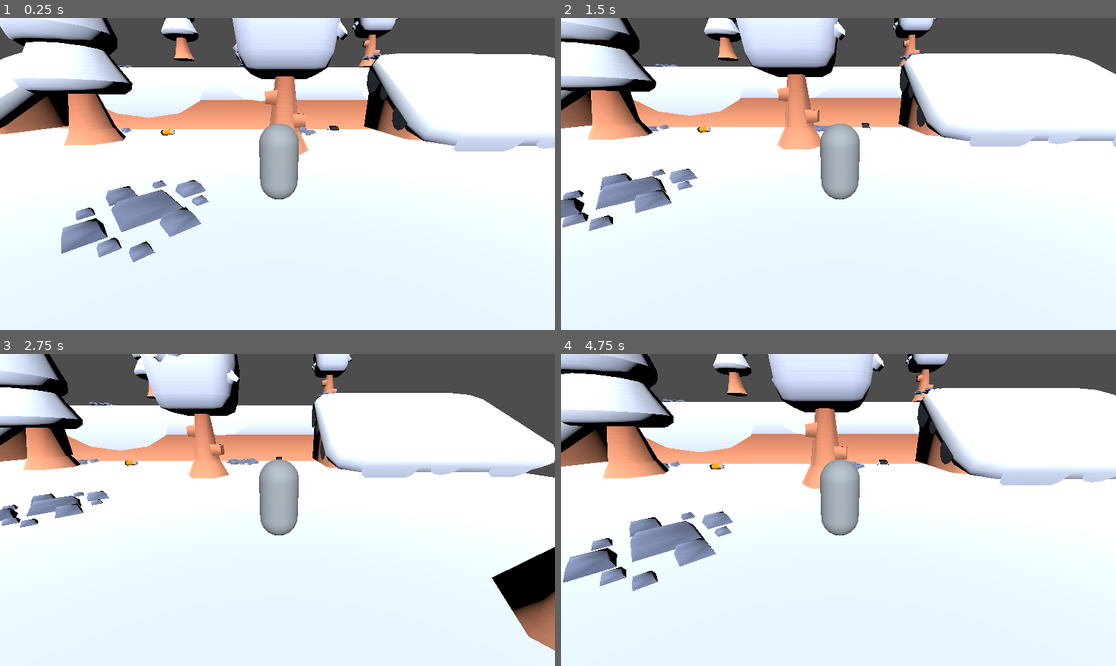
Above: before the commit, frames 1-4 (two rows, left to right).
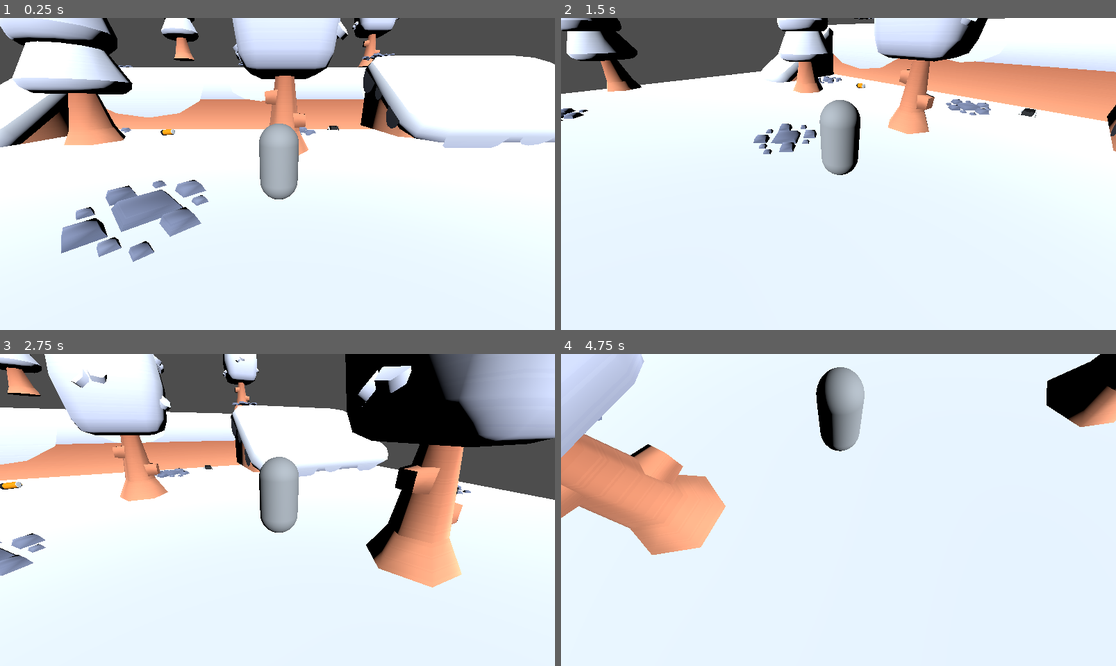
Above: after the commit, the same moments.

Repository: ErmalMC/Platform_Game
Game: Godot game, scene res://main.tscn
Two runs of this game, one before a commit and one after it. Both use one fixed random seed, a clock stepped at 60 frames per second and the inputs below.
Inputs (mouse positions are in pixels of both pictures, inside the frame that each line leads up to):
- Up to frame 1 (0.25 s): no input
- Up to frame 2 (1.5 s): move the mouse to (960, 158) at 0.52 s; hold D (move_right) 0.53-1.28 s; tap Space (jump) at 0.6, 0.77, 1.07, 1.35 s; move the mouse to (727, 189) at 1.27 s; hold S (move_back) from 1.28 s (still down)
- Up to frame 3 (2.75 s): tap Space (jump) at 1.52, 1.82, 2.1 s; move the mouse to (333, 441) at 2.02 s; release S (move_back) at 2.03 s; hold D (move_right) from 2.03 s (still down)
- Up to frame 4 (4.75 s): move the mouse to (810, 572) at 2.77 s; release D (move_right) at 2.78 s; hold W (move_forward) 2.78-3.53 s; tap Space (jump) at 2.85, 3.02, 3.32, 3.6, 3.77, 4.07, 4.35, 4.52 s; move the mouse to (1005, 556) at 3.52 s; hold A (move_left) from 3.53 s (still down); tap Escape (ui_cancel) at 4.15 s; move the mouse to (672, 463) at 4.27 s

The runs differ from the first frame. In frame 1, 4.3% of the frame differs, in the area x 0-100%, y 0-79%; in frame 2, 33%; in frame 3, 41%, in the area x 0-100%, y 0-96%; in frame 4, 33%.

Commit message:
Fixed Terrain & Movement
Fixed the terrain meshes so that now everything clips better and the movement is fixed so you can jump and look around

Diff:
--- a/main.tscn
+++ b/main.tscn
@@ -13,7 +13,16 @@
 [ext_resource type="PackedScene" uid="uid://b1c3b7esir8et" path="res://player.tscn" id="11_efxa6"]
 
 [sub_resource type="BoxShape3D" id="BoxShape3D_efxa6"]
-size = Vector3(0.395737, 0.0922852, 0.403046)
+size = Vector3(0.396885, 0.0909424, 0.403046)
+
+[sub_resource type="BoxShape3D" id="BoxShape3D_dg77c"]
+size = Vector3(93.2926, 11.2422, 20.2657)
+
+[sub_resource type="BoxShape3D" id="BoxShape3D_ycdy4"]
+size = Vector3(19.8635, 4.90314, 20.3845)
+
+[sub_resource type="BoxShape3D" id="BoxShape3D_w48qg"]
+size = Vector3(29.8658, 6.09143, 19.8478)
 
 [node name="Main" type="Node3D"]
 
@@ -92,37 +101,33 @@
 [node name="StaticBody3D" type="StaticBody3D" parent="Terrain/MainPlatform"]
 
 [node name="CollisionShape3D" type="CollisionShape3D" parent="Terrain/MainPlatform/StaticBody3D"]
-transform = Transform3D(5, 0, 0, 0, 5, 0, 0, 0, 5, -0.00598907, 0.275076, -0.00724792)
+transform = Transform3D(5, 0, 0, 0, 5, 0, 0, 0, 5, 0.0184745, 0.271719, -0.00724792)
 shape = SubResource("BoxShape3D_efxa6")
 
-[node name="block-snow-overhang-large-slope-steep2" parent="Terrain" instance=ExtResource("6_ycdy4")]
-transform = Transform3D(14.9995, 0, 0.0783642, 0, 10, 0, -0.117547, 0, 9.99969, 34.704, 0, -20.9896)
+[node name="High_Area" type="Node3D" parent="Terrain"]
 
-[node name="StaticBody3D" type="StaticBody3D" parent="Terrain/block-snow-overhang-large-slope-steep2"]
-transform = Transform3D(0.999996, -0.00268942, 0.000745402, 0.00268942, 0.85732, -0.514777, 0.000745402, 0.514777, 0.857324, 0, 0, 0)
+[node name="block-snow-overhang-large-slope-steep2" parent="Terrain/High_Area" instance=ExtResource("6_ycdy4")]
+transform = Transform3D(14.9995, 0, 0.0783642, 0, 10, 0, -0.117547, 0, 9.99969, 34.704, 0, -22.6272)
 
-[node name="CollisionShape3D" type="CollisionShape3D" parent="Terrain/block-snow-overhang-large-slope-steep2/StaticBody3D"]
-transform = Transform3D(5, 0, 0, 0, 5, 0, 0, 0, 5, -0.0334167, 0.275076, -0.0993347)
-shape = SubResource("BoxShape3D_efxa6")
+[node name="block-snow-large-slope-steep-narrow2" parent="Terrain/High_Area" instance=ExtResource("7_w48qg")]
+transform = Transform3D(10, 0, 0, 0, 10, 0, 0, 0, 10, -35.395, -2.43914, -22.5731)
 
-[node name="block-snow-large-slope-steep-narrow2" parent="Terrain" instance=ExtResource("7_w48qg")]
-transform = Transform3D(10, 0, 0, 0, 10, 0, 0, 0, 10, -35.395, 0, -21.7447)
-
-[node name="StaticBody3D" type="StaticBody3D" parent="Terrain/block-snow-large-slope-steep-narrow2"]
-transform = Transform3D(1, 0, 0, 0, 0.857482, -0.514514, 0, 0.514514, 0.857482, 0, 0.12296, 0)
-
-[node name="CollisionShape3D" type="CollisionShape3D" parent="Terrain/block-snow-large-slope-steep-narrow2/StaticBody3D"]
-transform = Transform3D(5, 0, 0, 0, 5.00001, -9.53674e-07, 0, 9.53674e-07, 5.00001, -0.0334167, 0.275076, -0.0993348)
-shape = SubResource("BoxShape3D_efxa6")
-
-[node name="Terrain2" parent="Terrain" instance=ExtResource("5_dg77c")]
+[node name="Terrain2" parent="Terrain/High_Area" instance=ExtResource("5_dg77c")]
 transform = Transform3D(46, 0, 0, 0, 22, 0, 0, 0, 10, 1.92703, -0.943925, -41.128)
 
-[node name="StaticBody3D" type="StaticBody3D" parent="Terrain/Terrain2"]
+[node name="StaticBody3D" type="StaticBody3D" parent="Terrain/High_Area"]
 
-[node name="CollisionShape3D" type="CollisionShape3D" parent="Terrain/Terrain2/StaticBody3D"]
-transform = Transform3D(5, 0, 0, 0, 5, 0, 0, 0, 5, -0.0334167, 0.275076, -0.0993347)
-shape = SubResource("BoxShape3D_efxa6")
+[node name="CollisionShape3D" type="CollisionShape3D" parent="Terrain/High_Area/StaticBody3D"]
+transform = Transform3D(1, 0, 0, 0, 1, 0, 0, 0, 1, 2.44041, 5.41567, -41.1087)
+shape = SubResource("BoxShape3D_dg77c")
+
+[node name="CollisionShape3D2" type="CollisionShape3D" parent="Terrain/High_Area/StaticBody3D"]
+transform = Transform3D(1, 0, 0, 0, 0.853023, -0.521873, 0, 0.521873, 0.853023, -32.6525, 2.97857, -23.7293)
+shape = SubResource("BoxShape3D_ycdy4")
+
+[node name="CollisionShape3D3" type="CollisionShape3D" parent="Terrain/High_Area/StaticBody3D"]
+transform = Transform3D(1, 0, 0, 0, 0.863836, -0.503774, 0, 0.503774, 0.863836, 34.8025, 3.70736, -23.6046)
+shape = SubResource("BoxShape3D_w48qg")
 
 [node name="Parts" type="Node3D" parent="."]
 
--- a/player.gd
+++ b/player.gd
@@ -1,37 +1,82 @@
 extends CharacterBody3D
 
+# Movement
 @export var speed: float = 6.0
-@export var jump_velocity: float = 5.0
+@export var jump_velocity: float = 7.0    # increase this for higher/faster jumps
 @export var gravity: float = ProjectSettings.get_setting("physics/3d/default_gravity")
 @export var air_control: float = 0.25
 
-# NOTE: don't redeclare `velocity` — CharacterBody3D already provides it.
+# Mouse look
+@export var mouse_sensitivity_x: float = 0.0035   # horizontal
+@export var mouse_sensitivity_y: float = 0.0035   # vertical
+@export var min_pitch_deg: float = -75.0
+@export var max_pitch_deg: float = -10.0
+
+# internal
 var cam: Camera3D
+var spring_arm: SpringArm3D
 var ray: RayCast3D
 var on_slippery: bool = false
+var pitch_rad: float = 0.0   # camera pitch in radians
+
+# jump helper
+var just_jumped: bool = false
 
 func _ready():
 	cam = $SpringArm3D/Camera3D
+	spring_arm = $SpringArm3D
 	ray = $RayCast3D
 	if ray:
 		ray.enabled = true
-	Input.set_mouse_mode(Input.MOUSE_MODE_VISIBLE)
+		# avoid ray hitting the player itself
+		ray.add_exception(self)
+	# start captured so mouse controls camera
+	Input.set_mouse_mode(Input.MOUSE_MODE_CAPTURED)
+	# initialize pitch from current spring arm rotation
+	pitch_rad = spring_arm.rotation.x
+
+func _unhandled_input(event):
+	# mouse look only when mouse is captured
+	if event is InputEventMouseMotion and Input.get_mouse_mode() == Input.MOUSE_MODE_CAPTURED:
+		_update_mouse_look(event.relative)
+
+func _process(_delta):
+	# toggle mouse capture with Escape via action
+	if Input.is_action_just_pressed("ui_cancel"):
+		if Input.get_mouse_mode() == Input.MOUSE_MODE_CAPTURED:
+			Input.set_mouse_mode(Input.MOUSE_MODE_VISIBLE)
+		else:
+			Input.set_mouse_mode(Input.MOUSE_MODE_CAPTURED)
+
+func _update_mouse_look(relative: Vector2):
+	# yaw: rotate player horizontally
+	var yaw_delta = -relative.x * mouse_sensitivity_x
+	rotate_y(yaw_delta)
+
+	# pitch: change spring arm rotation.x, clamp
+	var pitch_delta = -relative.y * mouse_sensitivity_y
+	pitch_rad = clamp(pitch_rad + pitch_delta, deg_to_rad(min_pitch_deg), deg_to_rad(max_pitch_deg))
+	var r = spring_arm.rotation
+	r.x = pitch_rad
+	spring_arm.rotation = r
 
 func _physics_process(delta):
 	_process_movement(delta)
 	_apply_gravity(delta)
-	# Godot 4: CharacterBody3D.move_and_slide() uses the built-in `velocity`.
-	move_and_slide()
+	move_and_slide()  # Godot 4: uses CharacterBody3D.velocity internally
 
-func _process_movement(delta):
+func _process_movement(_delta):
 	var in_x = Input.get_action_strength("move_right") - Input.get_action_strength("move_left")
-	var in_z = Input.get_action_strength("move_back") - Input.get_action_strength("move_forward")
+	var in_z = Input.get_action_strength("move_forward") - Input.get_action_strength("move_back")
 	var input_dir = Vector3(in_x, 0.0, in_z)
 
 	if input_dir.length() > 0.01:
 		input_dir = input_dir.normalized()
-		var cam_basis = cam.global_transform.basis
-		var dir_world = (cam_basis.x * input_dir.x + cam_basis.z * input_dir.z)
+		# player-relative movement (forward is player's forward)
+		var player_basis = global_transform.basis
+		var forward = -player_basis.z
+		var right = player_basis.x
+		var dir_world = (right * input_dir.x + forward * input_dir.z)
 		dir_world.y = 0.0
 		dir_world = dir_world.normalized()
 		var desired = dir_world * speed
@@ -44,30 +89,39 @@
 			velocity.z = lerp(velocity.z, desired.z, air_control)
 	else:
 		if _is_grounded():
-			velocity.x = lerp(velocity.x, 0.0, 0.18)   # <- changed 0 -> 0.0
-			velocity.z = lerp(velocity.z, 0.0, 0.18)   # <- changed 0 -> 0.0
+			velocity.x = lerp(velocity.x, 0.0, 0.18)
+			velocity.z = lerp(velocity.z, 0.0, 0.18)
 		else:
-			velocity.x = lerp(velocity.x, 0.0, 0.02)   # <- changed 0 -> 0.0
-			velocity.z = lerp(velocity.z, 0.0, 0.02)   # <- changed 0 -> 0.0
+			velocity.x = lerp(velocity.x, 0.0, 0.02)
+			velocity.z = lerp(velocity.z, 0.0, 0.02)
 
+	# Jump using RayCast ground check
 	if Input.is_action_just_pressed("jump") and _is_grounded():
 		velocity.y = jump_velocity
+		just_jumped = true
 
+	# Slippery tweak
 	if on_slippery and _is_grounded():
 		velocity.x = lerp(velocity.x, velocity.x, 0.995)
 		velocity.z = lerp(velocity.z, velocity.z, 0.995)
 
 func _apply_gravity(delta):
+	# If in the air, apply gravity
 	if not _is_grounded():
 		velocity.y -= gravity * delta
 	else:
-		velocity.y = min(velocity.y, 0.0)
+		# If we just jumped, allow upward velocity for this frame; clear flag afterwards
+		if just_jumped:
+			just_jumped = false
+		else:
+			if velocity.y < 0.0:
+				velocity.y = 0.0
 
 func _is_grounded() -> bool:
 	if ray and ray.is_enabled():
 		return ray.is_colliding()
 	return is_on_floor()
 
-# Called externally by WindZone to nudge the player
+# Called by WindZone to nudge player
 func apply_wind(vec: Vector3):
 	velocity += vec
--- a/player.tscn
+++ b/player.tscn
@@ -17,9 +17,6 @@
 [node name="MeshInstance3D" type="MeshInstance3D" parent="."]
 mesh = SubResource("CapsuleMesh_4flbx")
 
-[node name="RayCast3D" type="RayCast3D" parent="."]
-target_position = Vector3(0, -1.2, 0)
-
 [node name="SpringArm3D" type="SpringArm3D" parent="."]
 transform = Transform3D(1, 0, 0, 0, 0.989247, 0.146256, 0, -0.146256, 0.989247, -0.0377662, 1.11743, 2.08536)
 shape = SubResource("CapsuleShape3D_4flbx")
@@ -27,3 +24,7 @@
 
 [node name="Camera3D" type="Camera3D" parent="SpringArm3D"]
 transform = Transform3D(1, 0, 0, 0, 0.97875, 0.20506, 0, -0.20506, 0.97875, 0, 0, 0)
+current = true
+
+[node name="RayCast3D" type="RayCast3D" parent="."]
+target_position = Vector3(0, -1.2, 0)
Not shown: 1 places in main.tscn that only renumber resources
